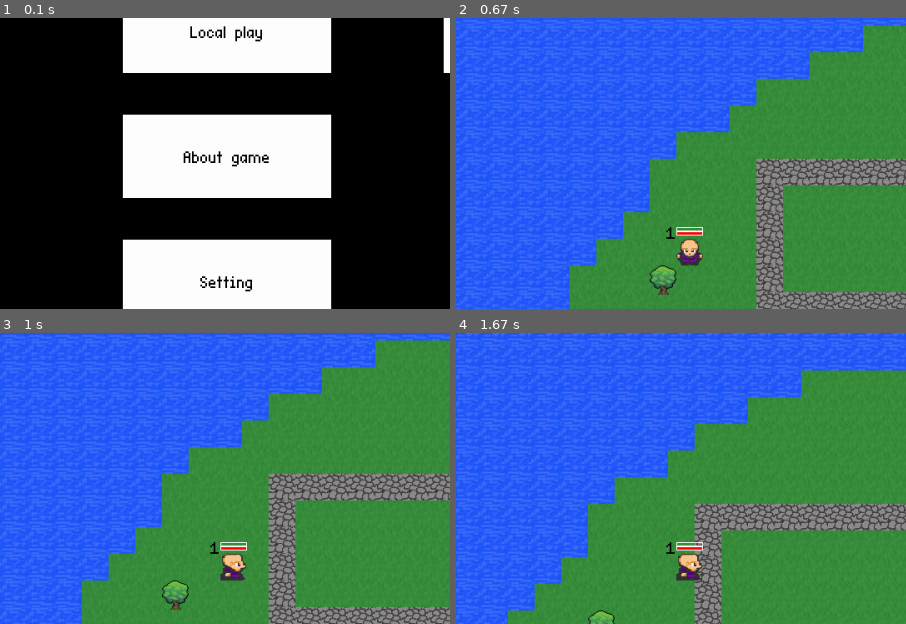
Above: before the commit, frames 1-4 (two rows, left to right).
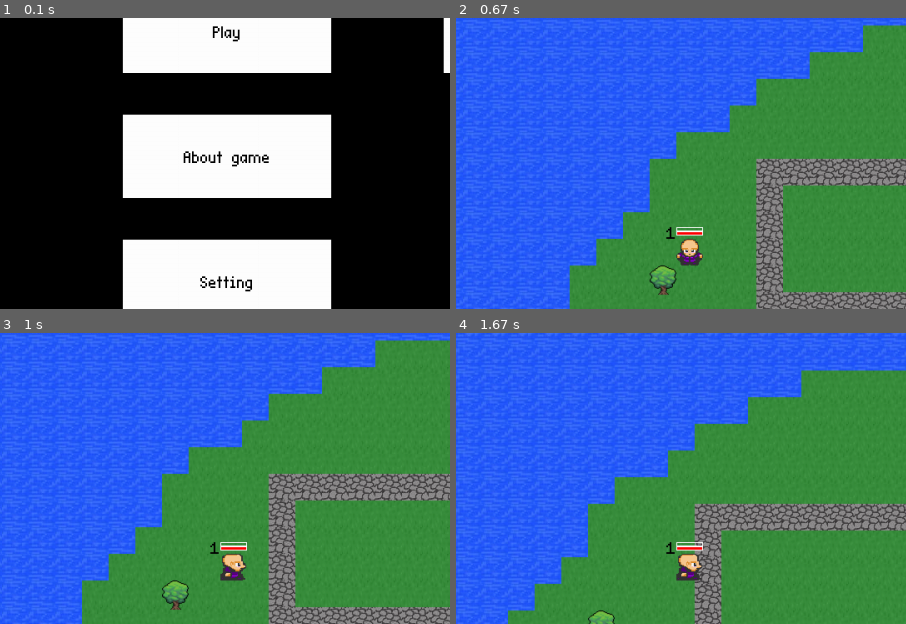
Above: after the commit, the same moments.

Repository: KrllF/PygameRPG
Game: pygame game, started from main.py
Same seed, same stepped clock (60 frames per second), same inputs: the game is played once before the commit and once after it.
Inputs (mouse positions are % of the whole screen's width and height, from its top left):
- Up to frame 1 (0.1 s): no input
- Up to frame 2 (0.67 s): click (50, 11) at 0.38 s
- Up to frame 3 (1 s): hold D from 0.67 s (still down); move the mouse to (46, 53) at 0.7 s
- Up to frame 4 (1.67 s): release D at 1.13 s; hold W 1.17-1.47 s; hold D from 1.5 s (still down)
The pictures show only the part of the screen within x 25-75%, y 9-59%; the shares and areas given below are measured in that part.

The runs differ from the first frame. In frame 1, 0.4% of the frame differs, in the area x 42-59%, y 2-9%; in frame 2, nothing differs; in frame 3, nothing differs; in frame 4, nothing differs.

Commit message:
LITTLE_FIX_AGAIN2

Diff:
--- a/config.py
+++ b/config.py
@@ -58,22 +58,6 @@
 ABOUT_GAME1 = "earns experience points, which go to improve characteristics, and money that goes to buy and improve  "
 ABOUT_GAME2 = "equipment. There is a boss on the map (like Roshan from Dota), killing which you get a bonus."
 
-tilemap = [
-    'BBBBBBBBBBBBBBBBBBBBB',
-    'B...................B',
-    'B..R............BB..B',
-    'B...................B',
-    'B.............b.....B',
-    'B...........P.......B',
-    'B...................B',
-    'B.....BBB.......R...B',
-    'B.......B......B....B',
-    'B.......B......BBB..B',
-    'B...................B',
-    'B.b......RRRR.RRRR......B',
-    'B...............R....B',
-    'BBBBBBBBBBBBBBBBBBBBB',
-]
 
 layers_of_map = [
     read_csv('../projectravil/csv_files/map_rpg_block.csv'),  # map border   index-0
--- a/database.py
+++ b/database.py
@@ -74,7 +74,7 @@
 
     cursor.execute("SELECT * FROM users WHERE player_id=?", (player_id,))
     player_data = cursor.fetchone()
-
+    new_play_time //= 1000
     if player_data:
         current_play_time = player_data[2]
         new_total_play_time = current_play_time + new_play_time
--- a/enemy.py
+++ b/enemy.py
@@ -1,7 +1,6 @@
 import pygame
 import math
 import random
-
 from config import *
 from weapon import Weapon_for_enemyis
 
@@ -160,6 +159,12 @@
             self.cooldown_check = True
             self.direction_vector = [0, 0]
 
+    def movement_not_angry(self):
+        for player in self.game.players:
+            while not self.field_of_vision(player):
+                self.view[0] = random.randint(-1, 1)
+                self.view[1] = random.randint(-1, 1)
+
     def robber_collide(self):
         hits = pygame.sprite.spritecollide(self, self.game.enemies, False)
         for collided_sprite in hits:
@@ -179,9 +184,11 @@
 
     def health_bar(self, offset):
         pygame.draw.rect(self.game.screen, (255, 51, 153),
-                         (self.rect.topleft[0] - offset.x, self.rect.topleft[1] - 5 - offset.y, self.current_hp / self.health_ratio, 5))
+                         (self.rect.topleft[0] - offset.x, self.rect.topleft[1] - 5 - offset.y,
+                          self.current_hp / self.health_ratio, 5))
         pygame.draw.rect(self.game.screen, (255, 255, 255),
-                         (self.rect.topleft[0] - offset.x, self.rect.topleft[1] - 5 - offset.y, self.maximum_hp / self.health_ratio, 5), True)
+                         (self.rect.topleft[0] - offset.x, self.rect.topleft[1] - 5 - offset.y,
+                          self.maximum_hp / self.health_ratio, 5), True)
 
     def update(self):
 
--- a/main.py
+++ b/main.py
@@ -23,7 +23,8 @@
         self.screen = pygame.display.set_mode(SIZE)
         self.clock = pygame.time.Clock()
         self.running = True
-
+        self.start_game_time = None
+        self.end_game_time = None
         self.character_spritesheet = Spritesheet("imagestest/character.png")
         self.terrain_spritesheet = Spritesheet("imagestest/terrain.png")
         self.enemy_spritesheet = Spritesheet("imagestest/enemy.png")
@@ -104,13 +105,15 @@
             self.running = False
 
     def main(self):
+        self.start_game_time = pygame.time.get_ticks()
         while self.running:
             self.events()
             self.draw()
             self.update()
             if self.game_over_bool:
                 self.running = False
-
+        self.end_game_time = pygame.time.get_ticks()
+        update_play_time(1, self.end_game_time - self.start_game_time)
         self.running = False
 
     def game_over(self):
@@ -152,7 +155,7 @@
             pygame.display.update()
 
     def menu(self):
-        local_game = Menu_button((415, 50), 250, 100, BLACK, WHITE, 'Local play', 32, 2)
+        local_game = Menu_button((415, 50), 250, 100, BLACK, WHITE, 'Play', 32, 2)
         about_game = Menu_button((415, 200), 250, 100, BLACK, WHITE, 'About game', 32, 2)
         setting = Menu_button((415, 350), 250, 100, BLACK, WHITE, 'Setting', 32, 2)
         exit_game = Menu_button((415, 500), 250, 100, BLACK, WHITE, 'Exit', 32, 2)
--- a/player.py
+++ b/player.py
@@ -204,7 +204,6 @@
 
     def player_death(self):
         if self.current_hp <= 0:
-            update_play_time(1, pygame.time.get_ticks())
             self.life_time = pygame.time.get_ticks() // 1000
             self.game.game_over_bool = True
             self.kill()
